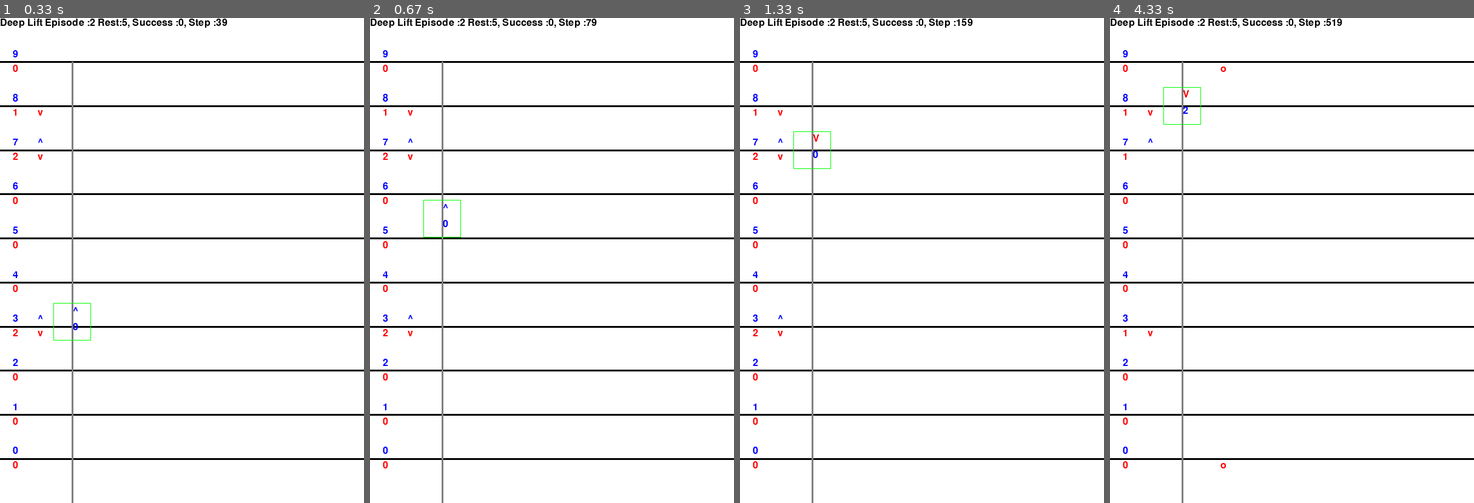
Above: before the commit, frames 1-4 (left to right).
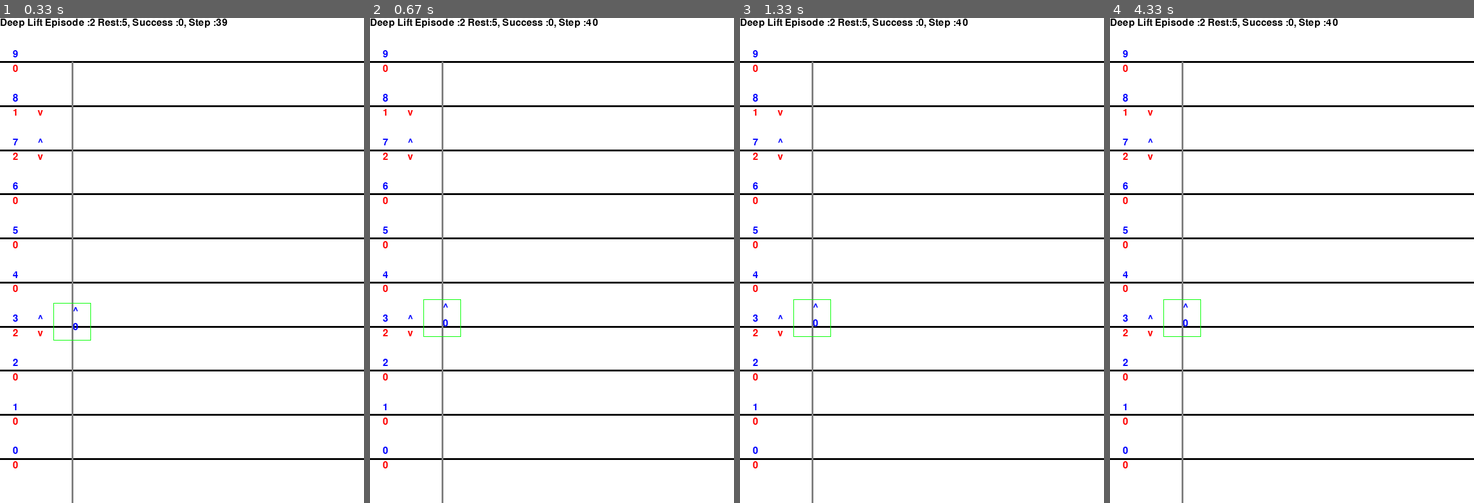
Above: after the commit, the same moments.

Repository: deep-lift/lift-env-pygame
Game: pygame game, started from env_main.py
The game is run twice, just before and just after one commit, with the same random seed, the same clock (stepped at 60 frames per second) and the same inputs.
Inputs:
- Up to frame 1 (0.33 s): no input
- Up to frame 2 (0.67 s): hold F12 from 0.33 s (still down)
- Up to frame 3 (1.33 s): release F12 at 0.8 s
- Up to frame 4 (4.33 s): no input

Frame 1 is identical in both runs. In frame 2, 0.2% of the frame differs, in the area x 14-63%, y 0-66%; in frame 3, 0.2%; in frame 4, 0.3%, in the area x 3-64%, y 0-93%.

Commit message:
fsm 버그 수정,render 토글 F12

Diff:
--- a/building.py
+++ b/building.py
@@ -30,7 +30,7 @@
         self.act_fsm.add_transition(State.Ready, Event.DoorOpenRequest, State.DoorOpening)
 
         self.act_fsm.add_transition(State.Accelate, Event.AccelateEnd, State.NormalMove)
-        #self.act_fsm.add_transition(State.Accelate, Event.DecelerateStart, State.NormalMove)
+        self.act_fsm.add_transition(State.Accelate, Event.DecelerateStart, State.Decelerate)
         self.act_fsm.add_transition(State.Accelate, Event.Arrived, State.MoveStop)
 
         self.act_fsm.add_transition(State.NormalMove, Event.DecelerateStart, State.Decelerate)
@@ -132,7 +132,7 @@
 
         floor, next_floor = self.get_nextfloor()
 
-        f = self._building.floors[action]
+        f = self._building.floors[next_floor]
 
         action_state = MoveState(action)
         if action_state == MoveState.STOP:
--- a/elevator.py
+++ b/elevator.py
@@ -54,11 +54,17 @@
         self.bd = building.Building(self, self.screen)
         self.heuristic = heuristic
         self.total_reward = 0
+        self.display = True
 
     def step(self, actions: list):
         for event in pg.event.get():
             if event.type == pg.QUIT:
                 sys.exit()
+            if event.type == pg.KEYDOWN:
+                keys = pg.key.get_pressed()
+                if keys[pg.K_F12]:
+                    self.display = not self.display
+
 
         self.clock.tick(GAME_SPEED)
 
@@ -77,13 +83,15 @@
                     all_observation = o
 
         # todo : observations에서 observations(쉐어정보), states(개별정보)로 분리하여 저장
+
+
         if all_observation is not None:
             self.states = all_observation[0:31]
 
             for a in range(N_AGENTS):
                 self.observations[a] = all_observation[46*a+31:46*a+46]
 
-        if RENDER:
+        if self.display:
             self.render()
 
         return observations, rewards, dones, requested_agents
